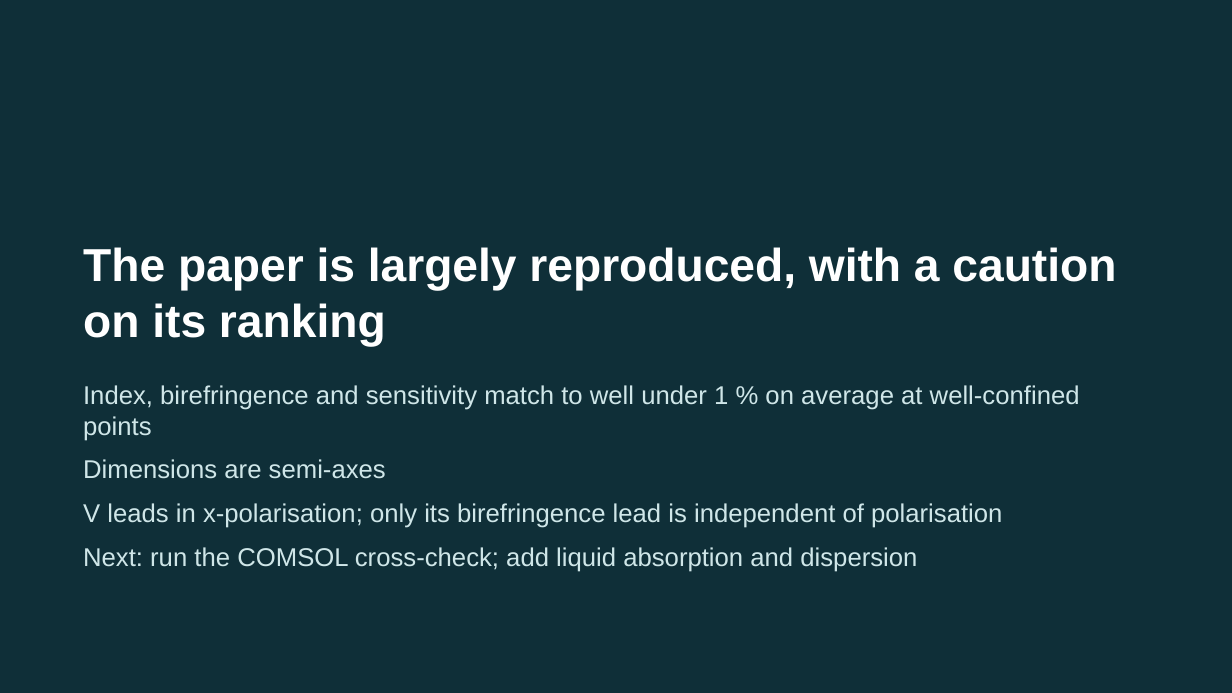
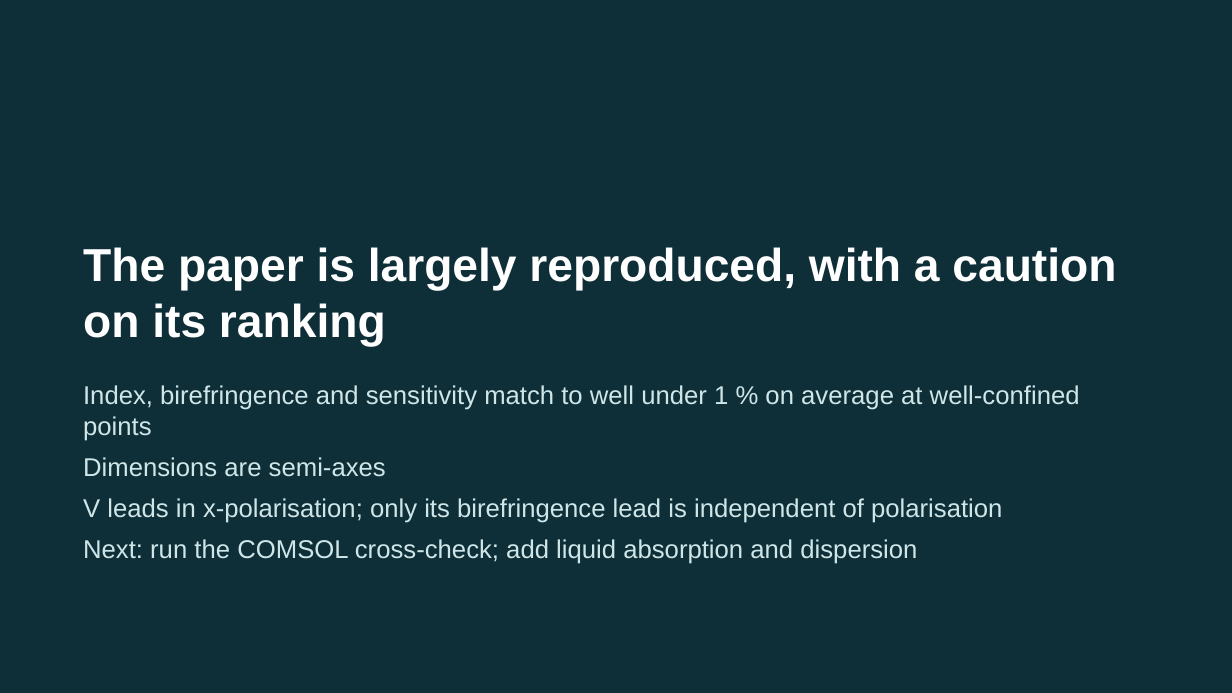
Before and after one commit to iaadi4/pcf-sensor, a slide deck: slide 10 of presentation/2_Final_Presentation.pptx. Drawn at 1232x693 pixels with LibreOffice and Linux fonts; fonts in the diff are those of the drawing. Boxes give left, top, right and bottom in pixels: in the first picture for what was removed or moved away, otherwise in the second. Text is boxed around its words. In the diff, an @@ line names an element or a change of style, - is before the commit and + after.

```diff
--- a/presentation/2_Final_Presentation.pptx
+++ b/presentation/2_Final_Presentation.pptx
@@ text "Index, birefringence and sensitivity match ..." at (83,385,1080,564): less space between paragraphs @@
```
Also in this commit, not shown: 1 other slide changed, 3 other files.
